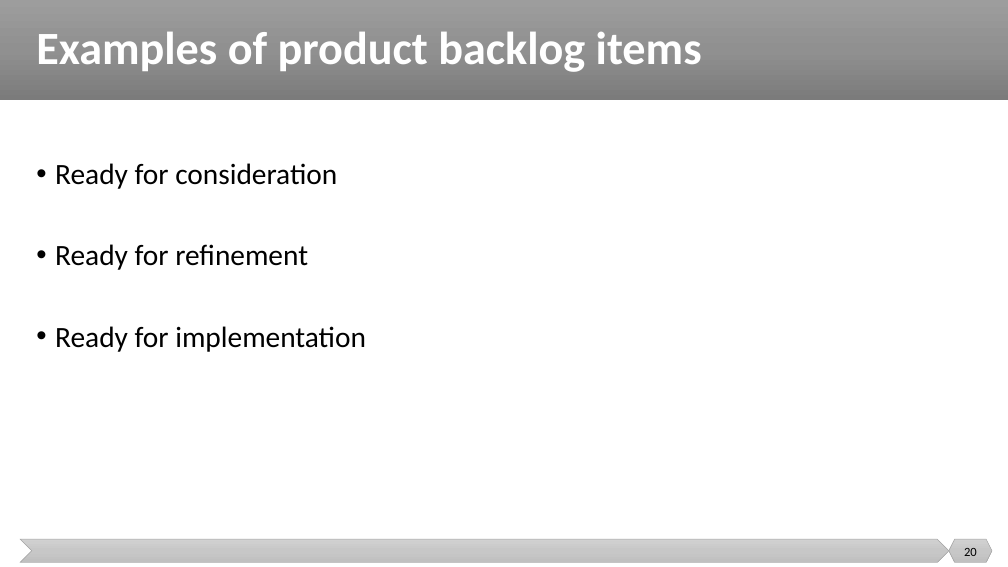
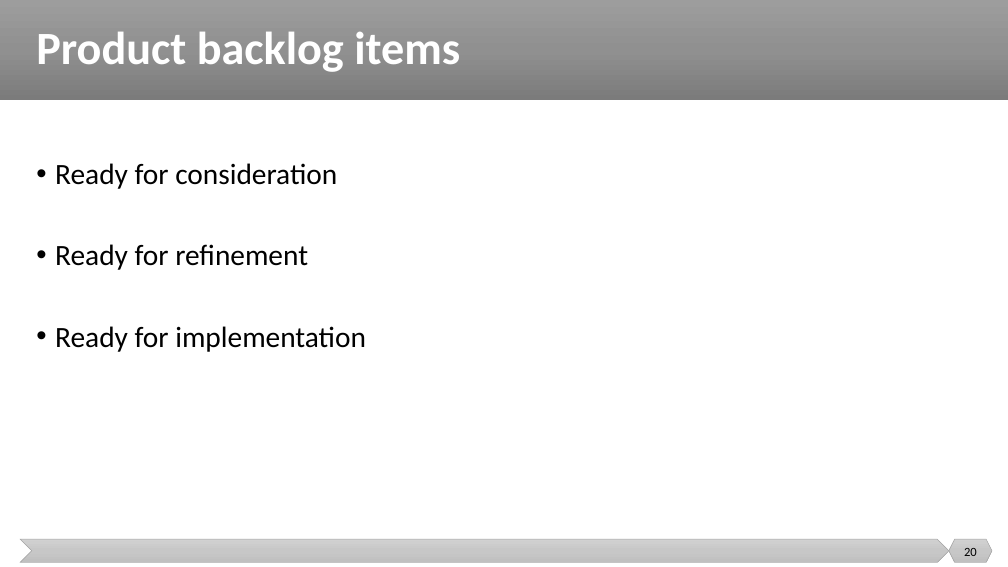
Before and after one commit to malenezi/malenezi, a slide deck: slide 20 of SE499/Lectures/1/Introduction.pptx. Drawn at 1008x567 pixels with LibreOffice and Linux fonts; fonts in the diff are those of the drawing. Boxes give left, top, right and bottom in pixels: in the first picture for what was removed or moved away, otherwise in the second. Text is boxed around its words. In the diff, an @@ line names an element or a change of style, - is before the commit and + after.

```diff
--- a/SE499/Lectures/1/Introduction.pptx
+++ b/SE499/Lectures/1/Introduction.pptx
@@ title at <box>36,31,460,72</box>: text changed @@
-Examples of product backlog items
+Product backlog items
```
Also in this commit, not shown: 1 other file.
